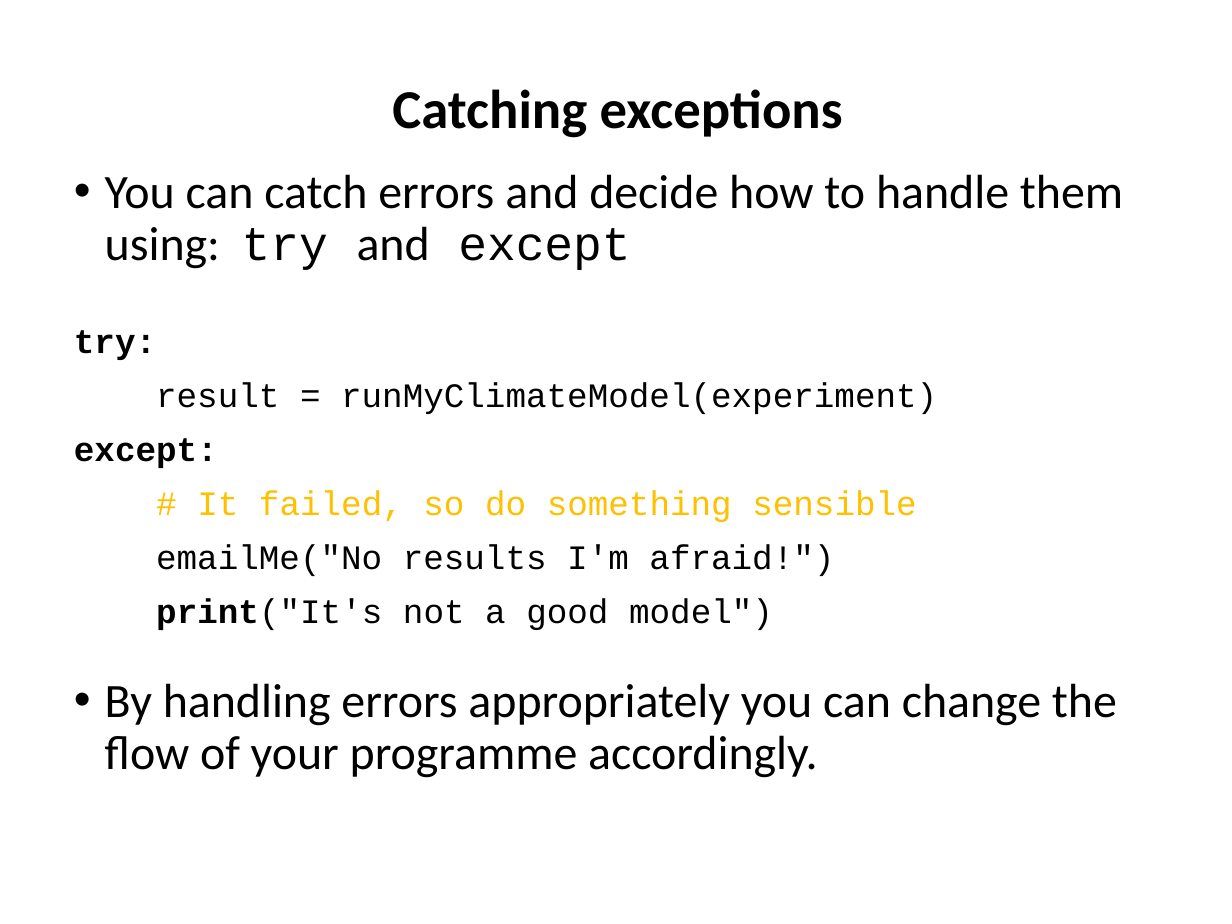
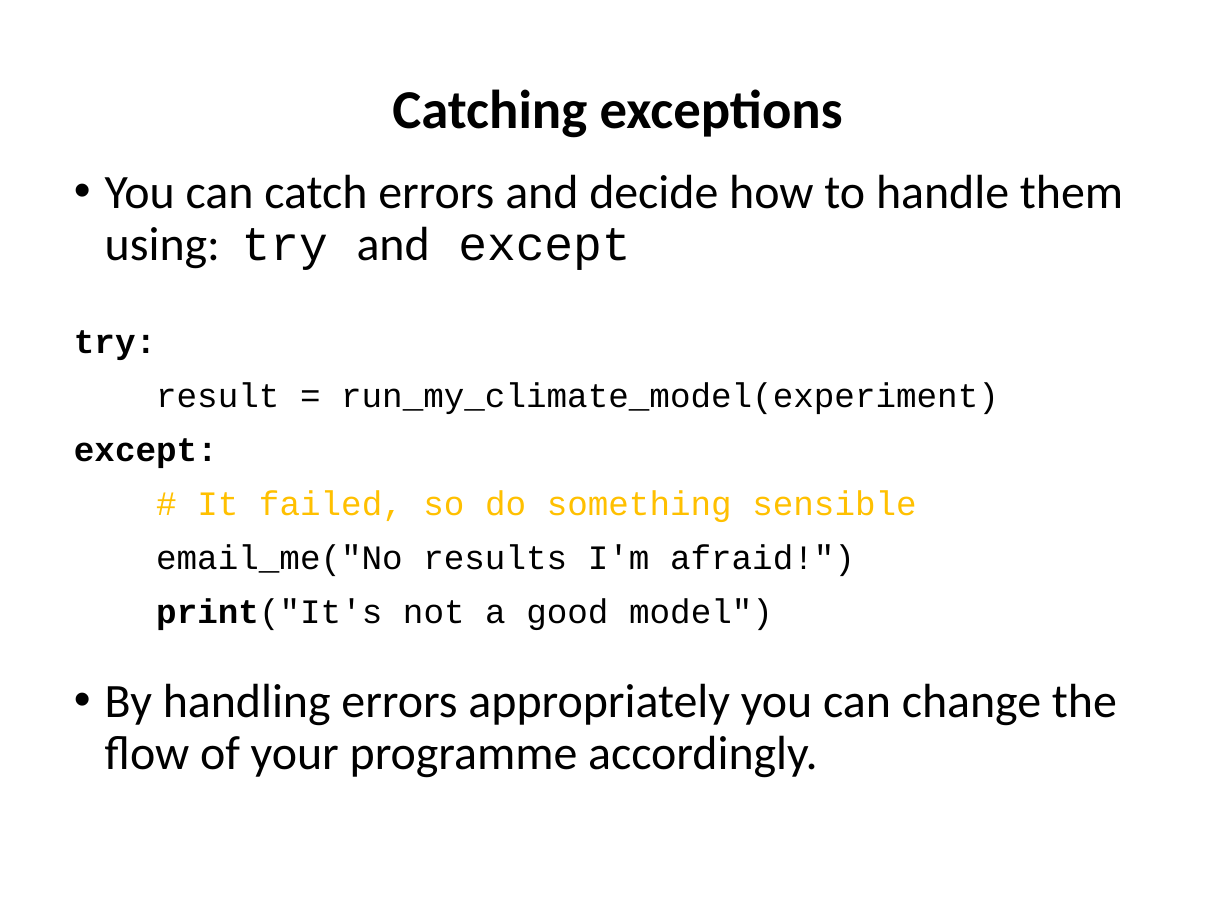
Before and after one commit to ncasuk/ncas-isc, a slide deck: slide 6 of python/presentations/learning_python/20_ceda-error.pptx. Drawn at 1232x924 pixels with LibreOffice and Linux fonts; fonts in the diff are those of the drawing; background and template pictures are left out. Boxes give left, top, right and bottom in pixels: in the first picture for what was removed or moved away, otherwise in the second. Text is boxed around its words. In the diff, an @@ line names an element or a change of style, - is before the commit and + after.

```diff
--- a/python/presentations/learning_python/20_ceda-error.pptx
+++ b/python/presentations/learning_python/20_ceda-error.pptx
@@ text at box(156, 382, 999, 414): text changed @@
-result = runMyClimateModel(experiment)
+result = run_my_climate_model(experiment)
@@ text at box(156, 544, 855, 576): text changed @@
-emailMe("No results I'm afraid!")
+email_me("No results I'm afraid!")
```
Also in this commit, not shown: 2 other slides changed, 1 other file.
